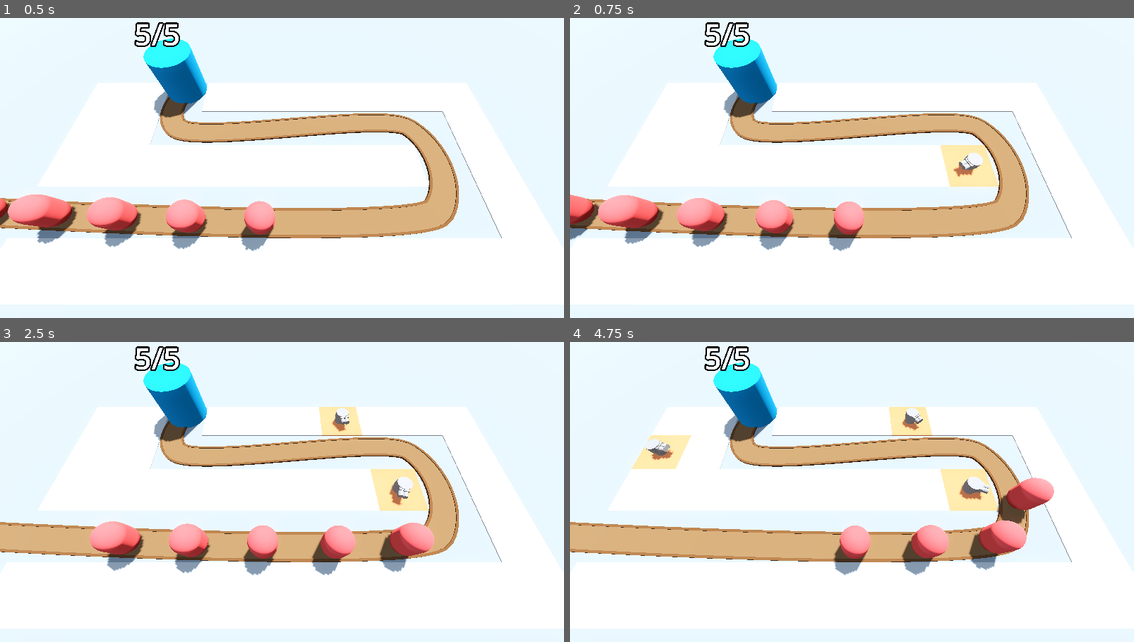
Above: before the commit, frames 1-4 (two rows, left to right).
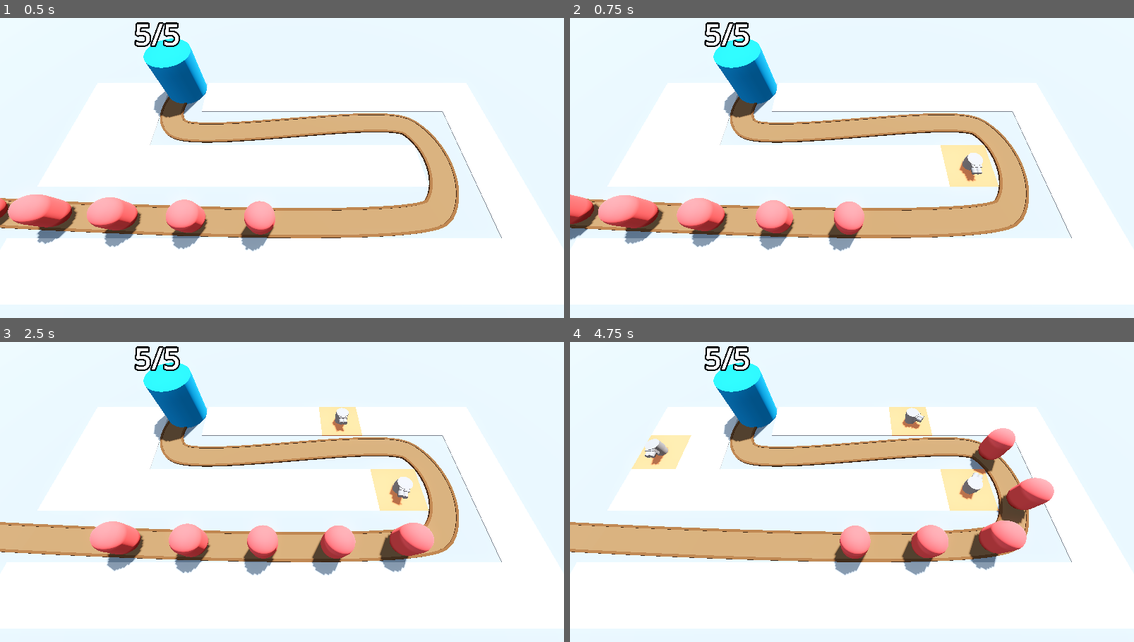
Above: after the commit, the same moments.

Repository: Assasquid/barbarian_blaster
Game: Godot game, scene res://Scenes/base_level.tscn
Two runs of this game, one before a commit and one after it. Both use one fixed random seed, a clock stepped at 60 frames per second and the inputs below.
Inputs (mouse positions are in pixels of both pictures, inside the frame that each line leads up to):
- Up to frame 1 (0.5 s): no input
- Up to frame 2 (0.75 s): move the mouse to (976, 156) at 0.52 s; press the mouse at (976, 156) at 0.53 s
- Up to frame 3 (2.5 s): move the mouse to (169, 513) at 1.27 s; release the mouse at (169, 513) at 1.28 s; click (169, 513) at 1.35 s; move the mouse to (338, 426) at 2.02 s; press the mouse at (338, 426) at 2.03 s
- Up to frame 4 (4.75 s): move the mouse to (823, 561) at 2.77 s; release the mouse at (823, 561) at 2.78 s; click (823, 561) at 2.85 s; move the mouse to (1021, 543) at 3.52 s; press the mouse at (1021, 543) at 3.53 s; move the mouse to (682, 450) at 4.27 s; release the mouse at (682, 450) at 4.28 s; click (682, 450) at 4.35 s

Frame 1 is identical in both runs. In frame 2, 0.2% of the frame differs, in the area x 67-74%, y 46-55%; in frame 3, less than 0.1%; in frame 4, 1.0%, in the area x 13-79%, y 23-53%.

Commit message:
Add a range to turrets, shoot the best target.
Best target meaning an enemy that is in range and closest to the base.

Diff:
--- a/Scripts/turret.gd
+++ b/Scripts/turret.gd
@@ -1,29 +1,32 @@
 extends Node3D
 
 @export var projectile: PackedScene
+@export var turret_range := 10.0
 
 var enemy_path: Path3D
+var target: PathFollow3D
 
 @onready var right_barrel: MeshInstance3D = $TurretBase/TurretTop/Visor/RightBarrel
 @onready var left_barrel: MeshInstance3D = $TurretBase/TurretTop/Visor/LeftBarrel
 
 
 func _physics_process(delta: float) -> void:
-	var enemy = find_best_target()
-	if enemy:
-		look_at(enemy.global_position, Vector3.UP, true)
+	target = find_best_target()
+	if target:
+		look_at(target.global_position, Vector3.UP, true)
 
 
 func _on_timer_timeout() -> void:
-	var shot_right = projectile.instantiate()
-	add_child(shot_right)
-	shot_right.global_position = right_barrel.global_position
-	shot_right.direction = global_transform.basis.z
+	if target:
+		var shot_right = projectile.instantiate()
+		add_child(shot_right)
+		shot_right.global_position = right_barrel.global_position
+		shot_right.direction = global_transform.basis.z
 
-	var shot_left = projectile.instantiate()
-	add_child(shot_left)
-	shot_left.global_position = left_barrel.global_position
-	shot_left.direction = global_transform.basis.z
+		var shot_left = projectile.instantiate()
+		add_child(shot_left)
+		shot_left.global_position = left_barrel.global_position
+		shot_left.direction = global_transform.basis.z
 
 
 func find_best_target() -> PathFollow3D:
@@ -33,7 +36,9 @@
 	for enemy in enemy_path.get_children():
 		if enemy is PathFollow3D:
 			if enemy.progress > best_progress:
-				best_target = enemy
-				best_progress = enemy.progress
+				var distance := global_position.distance_to(enemy.global_position)
+				if distance < turret_range:
+					best_target = enemy
+					best_progress = enemy.progress
 
 	return best_target
